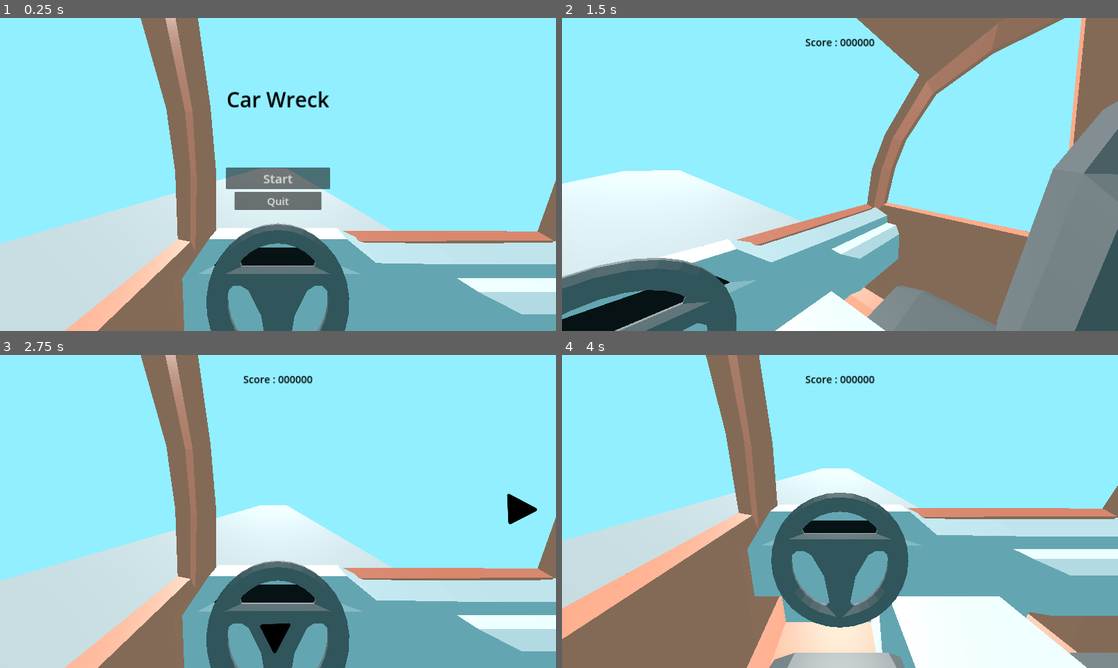
Above: before the commit, frames 1-4 (two rows, left to right).
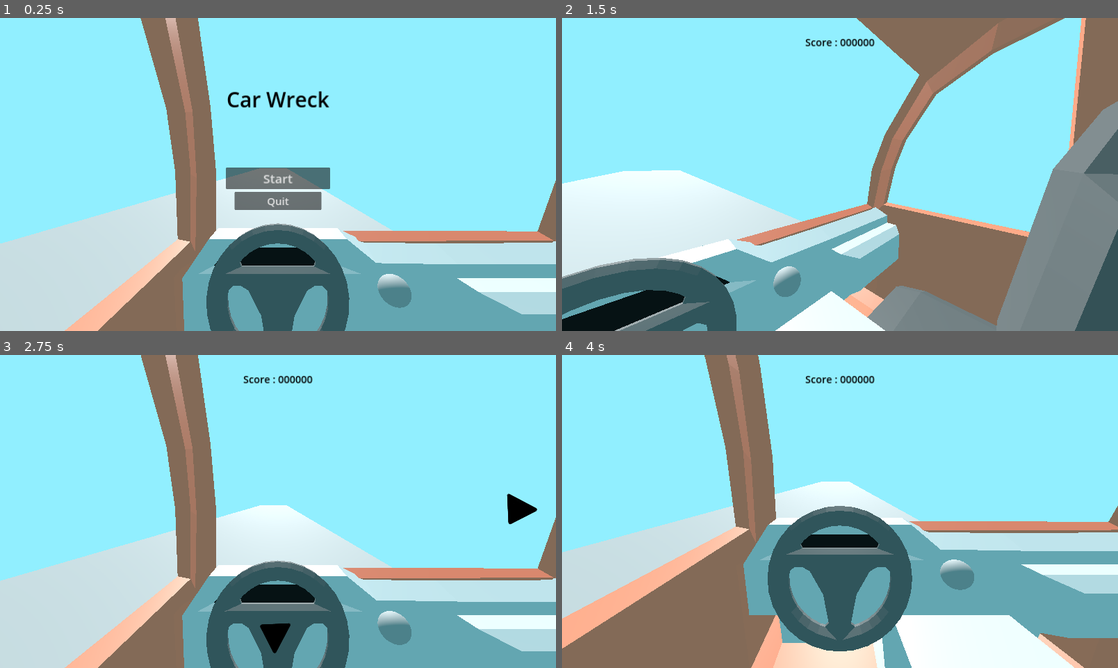
Above: after the commit, the same moments.

Repository: WanderingPenwing/CarWreck
Game: Godot game, scene res://scenes/level_zero.tscn
Same seed, same stepped clock (60 frames per second), same inputs: the game is played once before the commit and once after it.
Inputs (mouse positions are in pixels of both pictures, inside the frame that each line leads up to):
- Up to frame 1 (0.25 s): no input
- Up to frame 2 (1.5 s): click "Start" at 0.5 s; click (1084, 171) at 1.25 s
- Up to frame 3 (2.75 s): click (27, 505) at 2 s
- Up to frame 4 (4 s): click (840, 636) at 2.75 s; click (840, 414) at 3.5 s

The runs differ from the first frame. In frame 1, 0.5% of the frame differs, in the area x 67-74%, y 81-93%; in frame 2, 0.4%; in frame 3, 0.5%; in frame 4, 24%, in the area x 0-100%, y 0-100%.

Commit message:
added 3D button

Diff:
--- /dev/null
+++ b/project/prefabs/entities/3d_button.tscn
@@ -0,0 +1,20 @@
+[gd_scene load_steps=4 format=3 uid="uid://d3euo8tp4chxy"]
+
+[ext_resource type="Script" path="res://scripts/player/3D button.gd" id="1_3b7lm"]
+
+[sub_resource type="SphereShape3D" id="SphereShape3D_medbo"]
+
+[sub_resource type="SphereMesh" id="SphereMesh_j066m"]
+
+[node name="3D button" type="Node3D"]
+script = ExtResource("1_3b7lm")
+
+[node name="detection" type="Area3D" parent="."]
+
+[node name="detection sphere" type="CollisionShape3D" parent="detection"]
+shape = SubResource("SphereShape3D_medbo")
+
+[node name="display" type="MeshInstance3D" parent="."]
+mesh = SubResource("SphereMesh_j066m")
+
+[connection signal="input_event" from="detection" to="." method="_on_detection_input_event"]
--- a/project/scenes/level_zero.tscn
+++ b/project/scenes/level_zero.tscn
@@ -6,6 +6,7 @@
 [ext_resource type="Script" path="res://scripts/player/camera.gd" id="3_2850o"]
 [ext_resource type="PackedScene" uid="uid://b6ed4w5s5ot5c" path="res://scenes/start_screen.tscn" id="4_ho165"]
 [ext_resource type="Texture2D" uid="uid://cqdk55leyqiej" path="res://assets/images/menu/arrow.png" id="6_eocjf"]
+[ext_resource type="PackedScene" uid="uid://d3euo8tp4chxy" path="res://prefabs/entities/3d_button.tscn" id="7_35800"]
 
 [sub_resource type="Environment" id="Environment_8qcyu"]
 background_mode = 1
@@ -54,19 +55,19 @@
 "times": PackedFloat32Array(0, 0.7),
 "transitions": PackedFloat32Array(1, 1),
 "update": 0,
-"values": [Vector3(-0.0645772, 3.14159, 0), Vector3(-0.634654, 3.14159, 1.01197e-07)]
-}
-tracks/1/type = "value"
-tracks/1/imported = false
-tracks/1/enabled = true
-tracks/1/path = NodePath("../car/camera:position")
-tracks/1/interp = 1
-tracks/1/loop_wrap = true
-tracks/1/keys = {
-"times": PackedFloat32Array(0, 0.7),
-"transitions": PackedFloat32Array(1, 1),
-"update": 0,
-"values": [Vector3(0.438079, 0.406003, 0.113595), Vector3(0.438079, 0.0947933, 0.153439)]
+"values": [Vector3(-0.0645772, 3.14159, 0), Vector3(-0.436332, 3.14159, 0)]
+}
+tracks/1/type = "value"
+tracks/1/imported = false
+tracks/1/enabled = true
+tracks/1/path = NodePath("../car/camera:position")
+tracks/1/interp = 1
+tracks/1/loop_wrap = true
+tracks/1/keys = {
+"times": PackedFloat32Array(0, 0.7),
+"transitions": PackedFloat32Array(1, 1),
+"update": 0,
+"values": [Vector3(0.438079, 0.406003, 0.113595), Vector3(0.438, 0.095, 0.2)]
 }
 
 [sub_resource type="Animation" id="Animation_lmyys"]
@@ -125,7 +126,7 @@
 "values": [Vector3(0.438079, 0.406003, 0.113595), Vector3(0.0978658, 0.406003, 0.113595)]
 }
 
-[sub_resource type="Animation" id="Animation_s8uu2"]
+[sub_resource type="Animation" id="Animation_eqnxb"]
 resource_name = "up"
 length = 0.7
 tracks/0/type = "value"
@@ -138,19 +139,19 @@
 "times": PackedFloat32Array(0, 0.7),
 "transitions": PackedFloat32Array(1, 1),
 "update": 0,
-"values": [Vector3(-0.634654, 3.14159, 1.01197e-07), Vector3(-0.0645772, 3.14159, 0)]
-}
-tracks/1/type = "value"
-tracks/1/imported = false
-tracks/1/enabled = true
-tracks/1/path = NodePath("../car/camera:position")
-tracks/1/interp = 1
-tracks/1/loop_wrap = true
-tracks/1/keys = {
-"times": PackedFloat32Array(0, 0.7),
-"transitions": PackedFloat32Array(1, 1),
-"update": 0,
-"values": [Vector3(0.438079, 0.0947933, 0.153439), Vector3(0.438079, 0.406003, 0.113595)]
+"values": [Vector3(-0.436332, 3.14159, 0), Vector3(-0.0645772, 3.14159, 0)]
+}
+tracks/1/type = "value"
+tracks/1/imported = false
+tracks/1/enabled = true
+tracks/1/path = NodePath("../car/camera:position")
+tracks/1/interp = 1
+tracks/1/loop_wrap = true
+tracks/1/keys = {
+"times": PackedFloat32Array(0, 0.7),
+"transitions": PackedFloat32Array(1, 1),
+"update": 0,
+"values": [Vector3(0.438, 0.095, 0.2), Vector3(0.438079, 0.406003, 0.113595)]
 }
 
 [sub_resource type="AnimationLibrary" id="AnimationLibrary_p5tel"]
@@ -159,7 +160,7 @@
 "down": SubResource("Animation_t7n8k"),
 "left": SubResource("Animation_lmyys"),
 "right": SubResource("Animation_sc2pl"),
-"up": SubResource("Animation_s8uu2")
+"up": SubResource("Animation_eqnxb")
 }
 
 [sub_resource type="PlaneMesh" id="PlaneMesh_31s8y"]
@@ -186,13 +187,6 @@
 down_arrow = NodePath("ui/down")
 animation = NodePath("../animation")
 
-[node name="Debug Ui" parent="car/camera" instance=ExtResource("1_qc15p")]
-
-[node name="Menu" type="CanvasLayer" parent="car/camera"]
-
-[node name="Start Screen" parent="car/camera/Menu" node_paths=PackedStringArray("Ui") instance=ExtResource("4_ho165")]
-Ui = NodePath("../../ui")
-
 [node name="ui" type="CanvasLayer" parent="car/camera"]
 visible = false
 
@@ -203,6 +197,7 @@
 anchor_bottom = 1.0
 grow_horizontal = 2
 grow_vertical = 2
+mouse_filter = 1
 
 [node name="MarginContainer" type="MarginContainer" parent="car/camera/ui/Control"]
 layout_mode = 1
@@ -281,10 +276,20 @@
 texture_disabled = ExtResource("6_eocjf")
 texture_focused = ExtResource("6_eocjf")
 
+[node name="Debug Ui" parent="car/camera" instance=ExtResource("1_qc15p")]
+
+[node name="Menu" type="CanvasLayer" parent="car/camera"]
+
+[node name="Start Screen" parent="car/camera/Menu" node_paths=PackedStringArray("Ui") instance=ExtResource("4_ho165")]
+Ui = NodePath("../../ui")
+
 [node name="animation" type="AnimationPlayer" parent="car"]
 libraries = {
 "": SubResource("AnimationLibrary_p5tel")
 }
+
+[node name="3D button" parent="car" instance=ExtResource("7_35800")]
+transform = Transform3D(0.0999848, 0, -0.00174175, 0, 0.1, 0, 0.00174175, 0, 0.0999848, 0.0274072, -0.0426728, 0.704249)
 
 [node name="light" type="DirectionalLight3D" parent="."]
 transform = Transform3D(1, 0, 0, 0, 0.694357, 0.719631, 0, -0.719631, 0.694357, 0, 2.35604, 1.0578)
--- /dev/null
+++ b/project/scripts/player/3D button.gd
@@ -0,0 +1,16 @@
+extends Node3D
+
+var enabled = true
+
+signal clicked
+
+
+
+func _on_detection_input_event(camera: Node, event: InputEvent, position: Vector3, normal: Vector3, shape_idx: int) -> void:
+	if not enabled :
+		return
+	if not event is InputEventMouseButton :
+		return
+	if not(event.button_index == MOUSE_BUTTON_LEFT and event.is_pressed()) :
+		return
+	clicked.emit()
Not shown: 1 places in project/scenes/level_zero.tscn that only renumber resources
